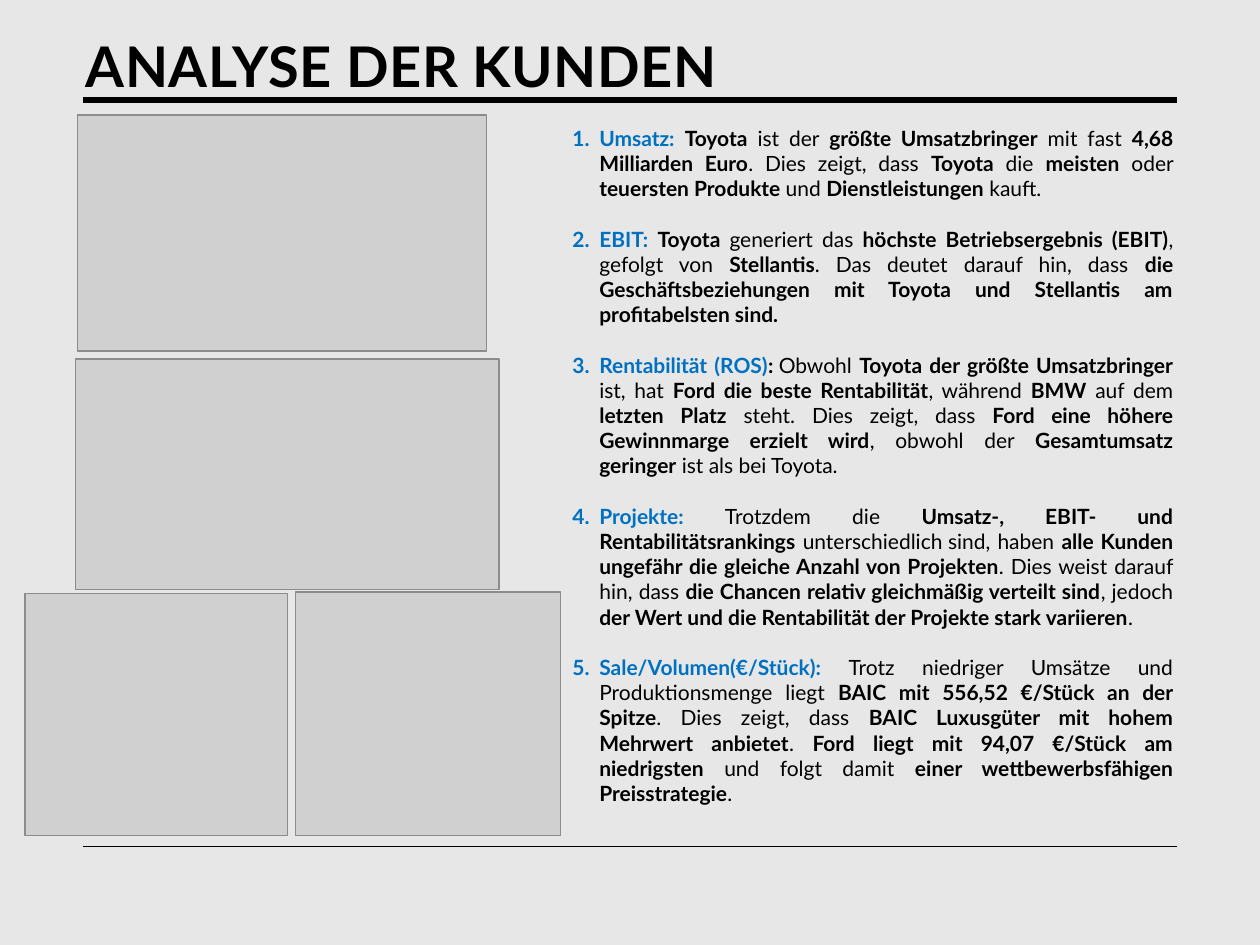
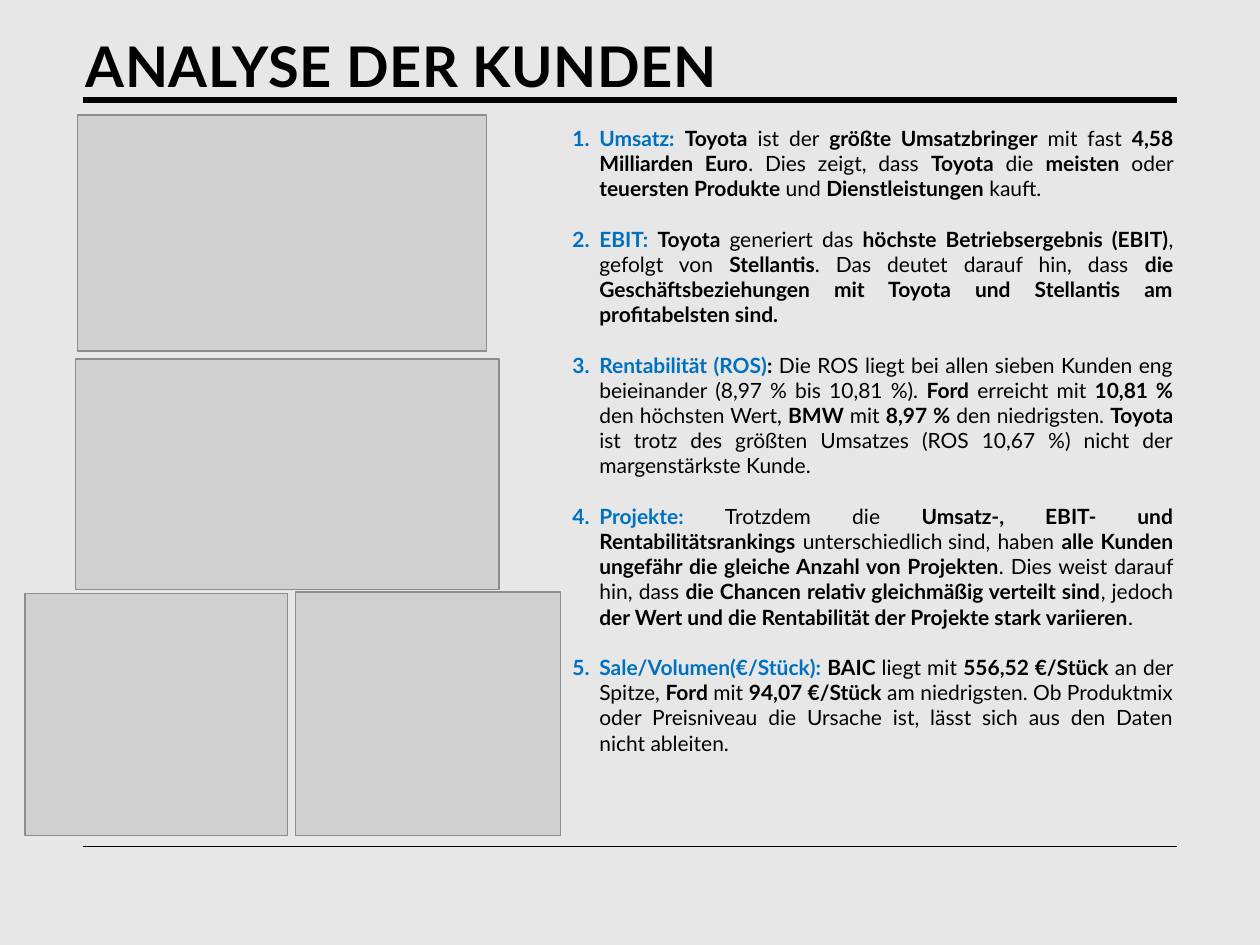
Before and after one commit to tngan7197/Portfolio, a slide deck: slide 5 of BIC_PowerPoint_StA.pptx. Drawn at 1260x945 pixels with LibreOffice and Linux fonts; fonts in the diff are those of the drawing; grey boxes stand for pictures. Boxes give left, top, right and bottom in pixels: in the first picture for what was removed or moved away, otherwise in the second. Text is boxed around its words. In the diff, an @@ line names an element or a change of style, - is before the commit and + after.

```diff
--- a/BIC_PowerPoint_StA.pptx
+++ b/BIC_PowerPoint_StA.pptx
@@ text at box(599, 130, 1173, 200): text changed; text colour #000000 to none @@
-1. Umsatz: Toyota ist der größte Umsatzbringer mit fast 4,68 Milliarden Euro. Dies zeigt, dass Toyota die meisten oder teuersten Produkte und Dienstleistungen kauft.
+1. Umsatz: Toyota ist der größte Umsatzbringer mit fast 4,58 Milliarden Euro. Dies zeigt, dass Toyota die meisten oder teuersten Produkte und Dienstleistungen kauft.
@@ text at box(599, 230, 1173, 629): text colour #000000 to none in "Toyota generiert das höchste Betriebsergebnis (EBIT), gefolg ...", "Trotzdem die Umsatz-, EBIT- und Rentabilitätsrankings unters ..." @@
@@ text at box(599, 356, 1173, 477): text changed; text colour #000000 to none; bold off @@
-3. Rentabilität (ROS): Obwohl Toyota der größte Umsatzbringer ist, hat Ford die beste Rentabilität, während BMW auf dem letzten Platz steht. Dies zeigt, dass Ford eine höhere Gewinnmarge erzielt wird, obwohl der Gesamtumsatz geringer ist als bei Toyota.
+3. Rentabilität (ROS): Die ROS liegt bei allen sieben Kunden eng beieinander (8,97 % bis 10,81 %). Ford erreicht mit 10,81 % den höchsten Wert, BMW mit 8,97 % den niedrigsten. Toyota ist trotz des größten Umsatzes (ROS 10,67 %) nicht der margenstärkste Kunde.
@@ text at box(599, 658, 1173, 751): text changed; text colour #000000 to none; bold off @@
-5. Sale/Volumen(€/Stück): Trotz niedriger Umsätze und Produktionsmenge liegt BAIC mit 556,52 €/Stück an der Spitze. Dies zeigt, dass BAIC Luxusgüter mit hohem Mehrwert anbietet. Ford liegt mit 94,07 €/Stück am niedrigsten und folgt damit einer wettbewerbsfähigen Preisstrategie.
+5. Sale/Volumen(€/Stück): BAIC liegt mit 556,52 €/Stück an der Spitze, Ford mit 94,07 €/Stück am niedrigsten. Ob Produktmix oder Preisniveau die Ursache ist, lässt sich aus den Daten nicht ableiten.
```
Also in this commit, not shown: 12 other slides changed, 1 slide added, 3 other files.
